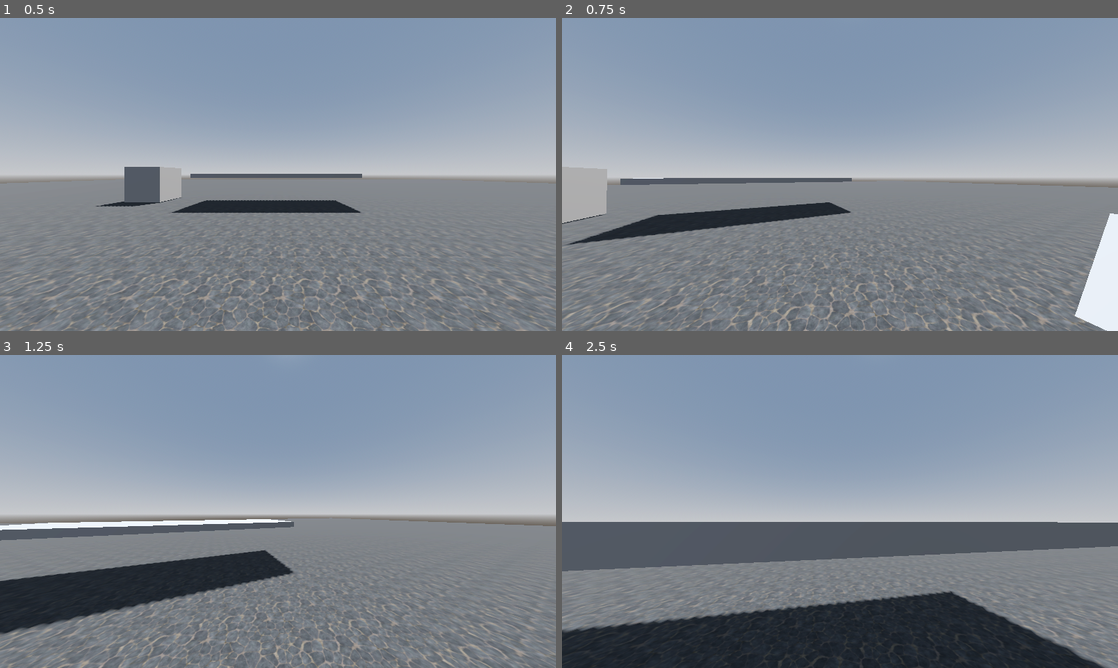
Above: before the commit, frames 1-4 (two rows, left to right).
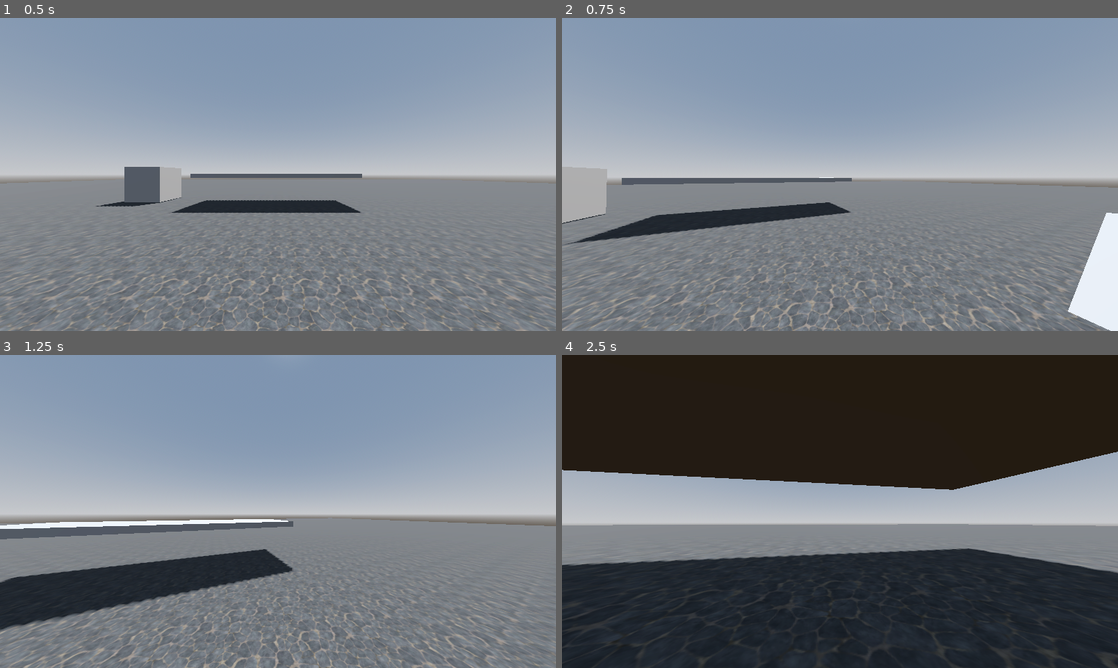
Above: after the commit, the same moments.

Repository: Kmagameguy/FPS-Test
Game: Godot game, scene res://Scenes/world.tscn
Two runs of this game, one before a commit and one after it. Both use one fixed random seed, a clock stepped at 60 frames per second and the inputs below.
Inputs (mouse positions are in pixels of both pictures, inside the frame that each line leads up to):
- Up to frame 1 (0.5 s): no input
- Up to frame 2 (0.75 s): move the mouse to (867, 174) at 0.52 s; hold W (forward) from 0.53 s (still down); tap C (crouch, bound only after the commit) at 0.6 s
- Up to frame 3 (1.25 s): keep holding W (forward); tap Space (jump) at 0.77 s; tap Ctrl (crouch, bound only before the commit) at 0.8 s
- Up to frame 4 (2.5 s): keep holding W (forward); move the mouse to (812, 511) at 1.27 s; tap Ctrl (crouch, bound only before the commit) at 1.35, 2.3 s; tap Space (jump) at 1.52 s; tap C (crouch, bound only after the commit) at 1.55, 2.1 s; move the mouse to (851, 505) at 2.02 s

Frame 1 is identical in both runs. In frame 2, 4.7% of the frame differs, in the area x 0-100%, y 47-100%; in frame 3, 5.7%; in frame 4, 69%, in the area x 0-100%, y 0-100%.

Commit message:
Add Crouch State & Detections

Diff:
--- a/Scenes/player_controller.tscn
+++ b/Scenes/player_controller.tscn
@@ -9,6 +9,7 @@
 [ext_resource type="Script" uid="uid://cj5cvduf3p2yk" path="res://Scripts/player_fall_state.gd" id="4_lomln"]
 [ext_resource type="Script" uid="uid://bci2ya425xj4e" path="res://Scripts/player_sprint_state.gd" id="5_d13fw"]
 [ext_resource type="Script" uid="uid://b380l8pwlv734" path="res://Scripts/player_double_jump_state.gd" id="5_jalsx"]
+[ext_resource type="Script" uid="uid://b3qfkvt6i84ub" path="res://Scripts/player_crouch_state.gd" id="10_4jfj4"]
 
 [sub_resource type="CapsuleMesh" id="CapsuleMesh_i5u8c"]
 
@@ -54,3 +55,7 @@
 
 [node name="PlayerWalkState" type="Node" parent="PlayerStateMachine" unique_id=506104373]
 script = ExtResource("4_2vd8x")
+
+[node name="PlayerCrouchState" type="Node" parent="PlayerStateMachine" unique_id=2087594115]
+script = ExtResource("10_4jfj4")
+metadata/_custom_type_script = "uid://b3qfkvt6i84ub"
--- a/Scripts/Player.gd
+++ b/Scripts/Player.gd
@@ -2,9 +2,16 @@
 
 @onready var head = $Head
 @onready var player_view = $Head/PlayerView
+@onready var collision: CollisionShape3D = $PlayerCollision
+@onready var player_mesh: MeshInstance3D = $PlayerMesh
+@onready var _floor_offset: float = collision.transform.origin.y - STAND_HEIGHT * 0.5
+@onready var _standing_head_y: float = head.transform.origin.y
 @export var BOB_FREQUENCY: float = 2.0
 @export var BASE_FOV     : float = 90.0
 @export var MOUSE_SENSITIVITY: float = 0.003
+@export var STAND_HEIGHT: float = 2.0
+@export var CROUCH_HEIGHT: float = 1.0
+@export var CAPSULE_RADIUS: float = 0.5
 
 const BOB_AMPLIFICATION: float  = 0.08
 const TILT_LOWER_LIMIT : float  = deg_to_rad(-60)
@@ -21,15 +28,20 @@
 	TIP_TOE = { NAME = "PlayerTipToeState", ACTION = "tiptoe"},
 	JUMP    = { NAME = "PlayerJumpState", ACTION = "jump" },
 	DOUBLE_JUMP = { NAME = "PlayerDoubleJumpState", ACTION = "jump" },
-	FALL    = { NAME = "PlayerFallState", ACTION = null }
+	FALL    = { NAME = "PlayerFallState", ACTION = null },
+	CROUCH  = { NAME = "PlayerCrouchState", ACTION = "crouch" }
 }
 
 var _t_bob: float = 0.0
 # Get the gravity from the project settings to be synced with RigidBody nodes.
 var _gravity: float = ProjectSettings.get_setting("physics/3d/default_gravity")
 
+var _stand_check_shape := CapsuleShape3D.new()
+
 func _ready() -> void:
 	Input.set_mouse_mode(Input.MOUSE_MODE_CAPTURED)
+	_stand_check_shape.radius = CAPSULE_RADIUS
+	_stand_check_shape.height = STAND_HEIGHT
 
 func _unhandled_input(event: InputEvent) -> void:
 	if event is InputEventMouseButton:
@@ -74,6 +86,29 @@
 	var target_fov = BASE_FOV + FOV_MULTIPLIER * clamp(velocity.length(), 0.5, speed * 2)
 	player_view.fov = lerp(player_view.fov, target_fov, delta * 9.0)
 
+func set_stance_height(height: float) -> void:
+	(collision.shape as CapsuleShape3D).height = height
+	(player_mesh.mesh as CapsuleMesh).height = height
+
+	var center_y := _floor_offset + height * 0.5
+	collision.transform.origin.y = center_y
+	player_mesh.transform.origin.y = center_y
+	head.transform.origin.y = _standing_head_y - (STAND_HEIGHT - height)
+
+func can_stand_up() -> bool:
+	if collision.shape.height >= STAND_HEIGHT:
+		return true
+
+	var space_state := get_world_3d().direct_space_state
+	var query := PhysicsShapeQueryParameters3D.new()
+	query.shape = _stand_check_shape
+	query.transform = global_transform
+	query.transform.origin.y = global_position.y + _floor_offset + STAND_HEIGHT * 0.5
+	query.exclude = [get_rid()]
+	query.collision_mask = collision_mask
+
+	return space_state.intersect_shape(query, 1).is_empty()
+
 func _headbob(time: float) -> Vector3:
 	var pos: Vector3 = Vector3.ZERO
 	pos.y = sin(time * BOB_FREQUENCY) * BOB_AMPLIFICATION
--- /dev/null
+++ b/Scripts/player_crouch_state.gd
@@ -0,0 +1,29 @@
+class_name PlayerCrouchState extends PlayerMovementState
+
+@export var SPEED       : float = 2.5
+@export var ACCELERATION: float = 0.1
+@export var DECELERATION: float = 0.25
+
+func enter(_previous_state: PlayerState) -> void:
+	PLAYER.set_stance_height(PLAYER.CROUCH_HEIGHT)
+
+func exit() -> void:
+	PLAYER.set_stance_height(PLAYER.STAND_HEIGHT)
+
+func update(delta: float) -> void:
+	PLAYER.update_headbob(delta)
+	PLAYER.update_fov(SPEED, delta)
+
+func physics_update(delta: float) -> void:
+	PLAYER.update_gravity(delta)
+	PLAYER.update_input(SPEED, ACCELERATION, DECELERATION)
+	PLAYER.update_velocity()
+
+	if !Input.is_action_pressed(PLAYER.STATES.CROUCH.ACTION) && PLAYER.can_stand_up():
+		if PLAYER.velocity.length() > 0.0:
+			transition.emit(PLAYER.STATES.WALK.NAME)
+		else:
+			transition.emit(PLAYER.STATES.IDLE.NAME)
+
+	if PLAYER.velocity.y < PLAYER.FALL_VELOCITY_THRESHOLD && PLAYER.is_in_air():
+		transition.emit(PLAYER.STATES.FALL.NAME)
--- a/Scripts/player_idle_state.gd
+++ b/Scripts/player_idle_state.gd
@@ -19,5 +19,8 @@
 	if Input.is_action_just_pressed(PLAYER.STATES.JUMP.ACTION) && PLAYER.is_on_floor():
 		transition.emit(PLAYER.STATES.JUMP.NAME)
 
+	if Input.is_action_pressed(PLAYER.STATES.CROUCH.ACTION) && PLAYER.is_on_floor():
+		transition.emit(PLAYER.STATES.CROUCH.NAME)
+
 	if PLAYER.velocity.y < PLAYER.FALL_VELOCITY_THRESHOLD && PLAYER.is_in_air():
 		transition.emit(PLAYER.STATES.FALL.NAME)
--- a/Scripts/player_walk_state.gd
+++ b/Scripts/player_walk_state.gd
@@ -22,6 +22,9 @@
 	if Input.is_action_pressed(PLAYER.STATES.JUMP.ACTION) && PLAYER.is_on_floor():
 		transition.emit(PLAYER.STATES.JUMP.NAME)
 
+	if Input.is_action_pressed(PLAYER.STATES.CROUCH.ACTION) && PLAYER.is_on_floor():
+		transition.emit(PLAYER.STATES.CROUCH.NAME)
+
 	if PLAYER.velocity.length() == 0.0:
 		transition.emit(PLAYER.STATES.IDLE.NAME)
 
--- a/project.godot
+++ b/project.godot
@@ -67,7 +67,7 @@
 }
 crouch={
 "deadzone": 0.5,
-"events": [Object(InputEventKey,"resource_local_to_scene":fa …(140 unchanged characters)… d":false,"keycode":0,"physical_keycode":4194326,"key_label":0,"unicode":0,"location":0,"echo":false,"script":null)
+"events": [Object(InputEventKey,"resource_local_to_scene":fa …(140 unchanged characters)… d":false,"keycode":0,"physical_keycode":67,"key_label":0,"unicode":99,"location":0,"echo":false,"script":null)
 ]
 }
 exit={
Not shown, added: Scripts/player_crouch_state.gd.uid
